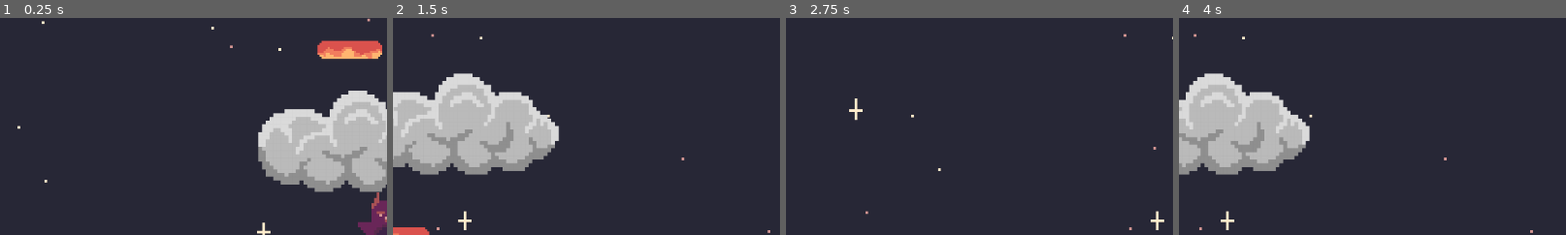
Above: before the commit, frames 1-4 (left to right).
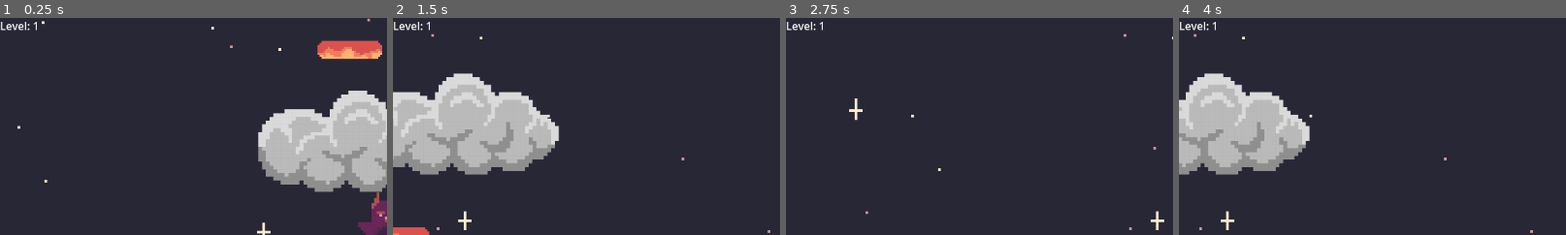
Above: after the commit, the same moments.

Repository: a-dughi/Custom-Office-Templates
Game: Godot game, scene res://Scenes/game.tscn
Same seed, same stepped clock (60 frames per second), same inputs: the game is played once before the commit and once after it.
Inputs:
- Up to frame 1 (0.25 s): no input
- Up to frame 2 (1.5 s): tap Enter (ui_accept) at 0.5, 0.77 s; hold Right (ui_right) from 0.53 s (still down)
- Up to frame 3 (2.75 s): tap Enter (ui_accept) at 1.52 s; release Right (ui_right) at 2.03 s; hold Left (ui_left) from 2.03 s (still down)
- Up to frame 4 (4 s): release Left (ui_left) at 2.78 s; hold Right (ui_right) from 2.78 s (still down); tap Enter (ui_accept) at 3.02, 3.77 s
The pictures show only the part of the screen within x 0-50%, y 0-50%; the shares and areas given below are measured in that part.

The runs differ from the first frame. In frame 1, 0.2% of the frame differs, in the area x 0-10%, y 1-6%; in frame 2, 0.2%; in frame 3, 0.2%; in frame 4, 0.2%.

Commit message:
level displayed in top right cornner

Diff:
--- a/Scenes/game.tscn
+++ b/Scenes/game.tscn
@@ -1,11 +1,14 @@
-[gd_scene load_steps=11 format=3 uid="uid://c54ii8euffkpg"]
+[gd_scene load_steps=13 format=3 uid="uid://c54ii8euffkpg"]
 
 [ext_resource type="PackedScene" uid="uid://bdn8r48mnqneo" path="res://Scenes/character_body_2d.tscn" id="1_7cwqa"]
+[ext_resource type="Script" path="res://Scenes/gameManager.gd" id="1_qglkv"]
 [ext_resource type="PackedScene" uid="uid://b1crmceooylof" path="res://Scenes/animatable_body_2d.tscn" id="2_de25m"]
 [ext_resource type="Script" path="res://Scripts/Camera2D.gd" id="2_f7mx7"]
 [ext_resource type="PackedScene" uid="uid://bivvwdvt787qe" path="res://Scenes/dying.tscn" id="3_kdog2"]
 [ext_resource type="PackedScene" uid="uid://bthdyalhmnhku" path="res://Scenes/parallax_background.tscn" id="5_cf0hu"]
 [ext_resource type="PackedScene" uid="uid://jgymm2mnq2ri" path="res://Scenes/next_level.tscn" id="6_yk1nu"]
+
+[sub_resource type="GDScript" id="GDScript_v4k2l"]
 
 [sub_resource type="WorldBoundaryShape2D" id="WorldBoundaryShape2D_ibpcu"]
 
@@ -48,6 +51,18 @@
 }
 
 [node name="game" type="Node2D"]
+script = SubResource("GDScript_v4k2l")
+
+[node name="gameManager" type="Node" parent="."]
+unique_name_in_owner = true
+script = ExtResource("1_qglkv")
+
+[node name="CanvasLayer" type="CanvasLayer" parent="gameManager"]
+
+[node name="Level" type="Label" parent="gameManager/CanvasLayer"]
+offset_right = 40.0
+offset_bottom = 23.0
+text = "Level: 1"
 
 [node name="CharacterBody2D" parent="." instance=ExtResource("1_7cwqa")]
 position = Vector2(21, 50)
--- /dev/null
+++ b/Scenes/gameManager.gd
@@ -0,0 +1,8 @@
+extends Node
+
+
+var level = 1
+@onready var level_text = $CanvasLayer/Level
+func add_level():
+	level += 1
+	level_text.text = "Level: " + str(level)
--- a/Scenes/next_level.gd
+++ /dev/null
@@ -1,7 +0,0 @@
-extends Area2D
-
-var levelNumber = 1
-
-func _on_body_entered(body):
-	levelNumber = levelNumber + 1
-	print(levelNumber)
--- a/Scenes/next_level.tscn
+++ b/Scenes/next_level.tscn
@@ -1,7 +1,7 @@
 [gd_scene load_steps=4 format=3 uid="uid://jgymm2mnq2ri"]
 
 [ext_resource type="Texture2D" uid="uid://bv6bdbs06uq2k" path="res://Assets/pixilart-drawing (6).png" id="1_4isha"]
-[ext_resource type="Script" path="res://Scenes/next_level.gd" id="1_omi4l"]
+[ext_resource type="Script" path="res://Scripts/next_level.gd" id="1_omi4l"]
 
 [sub_resource type="RectangleShape2D" id="RectangleShape2D_vtd8b"]
 size = Vector2(5, 16)
--- /dev/null
+++ b/Scripts/next_level.gd
@@ -0,0 +1,8 @@
+extends Area2D
+
+@onready var game_manager = $"../gameManager"
+
+var levelNumber = 1
+
+func _on_body_entered(body):
+	game_manager.add_level()
